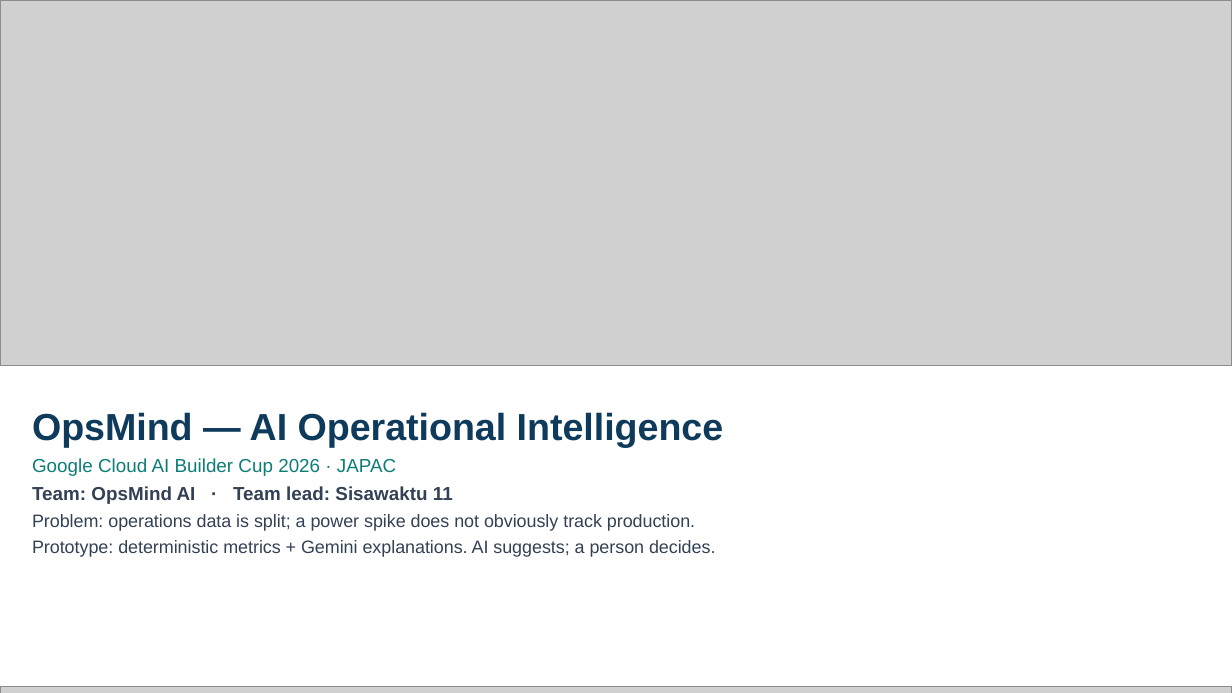
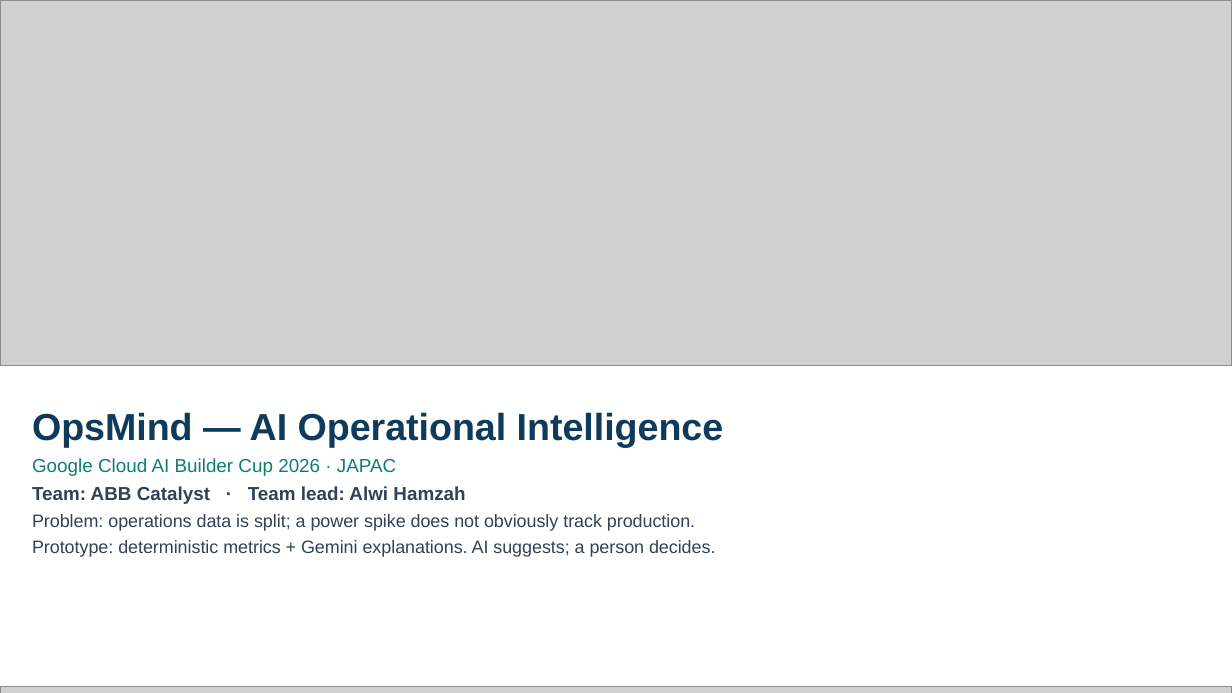
Before and after one commit to Elwyun/opsmind, a slide deck: slide 1 of submission/OpsMind_AI_Deck_EN.pptx. Drawn at 1232x693 pixels with LibreOffice and Linux fonts; fonts in the diff are those of the drawing; grey boxes stand for pictures. Boxes give left, top, right and bottom in pixels: in the first picture for what was removed or moved away, otherwise in the second. Text is boxed around its words. In the diff, an @@ line names an element or a change of style, - is before the commit and + after.

Commit message:
docs: set submission team to ABB Catalyst and Alwi Hamzah
Rebuild both decks and PDFs with the confirmed team name and team lead so the
submission no longer carries the previous placeholder identity.

```diff
--- a/submission/OpsMind_AI_Deck_EN.pptx
+++ b/submission/OpsMind_AI_Deck_EN.pptx
@@ text at box(32, 486, 465, 504): text changed @@
-Team: OpsMind AI · Team lead: Sisawaktu 11
+Team: ABB Catalyst · Team lead: Alwi Hamzah
```
Also in this commit, not shown: 4 other files.
